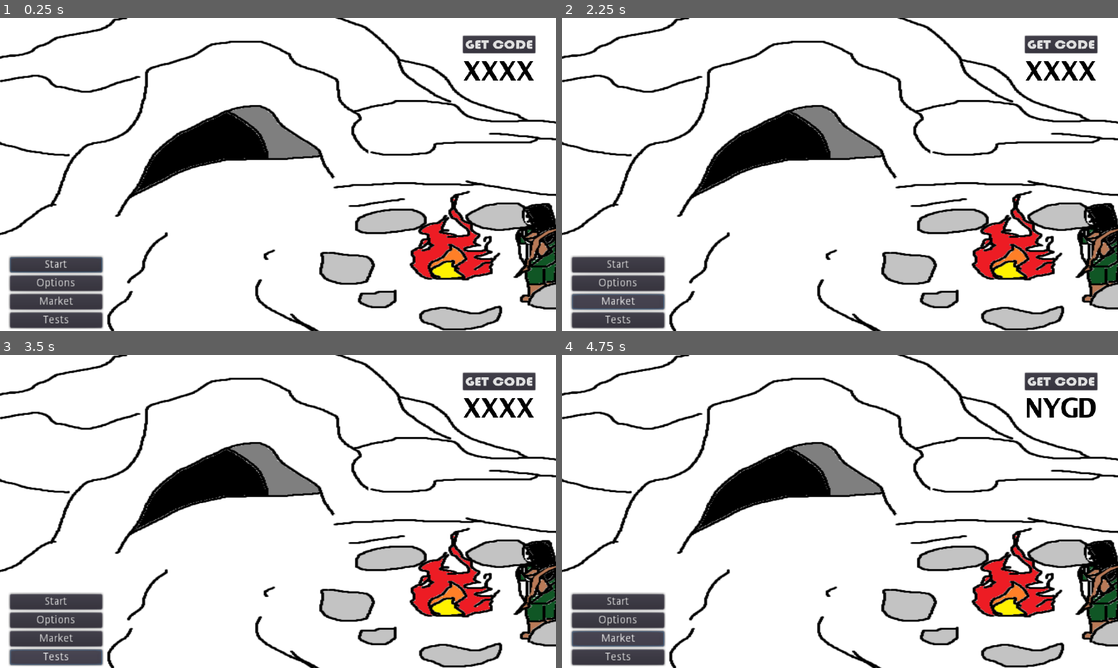
Above: before the commit, frames 1-4 (two rows, left to right).
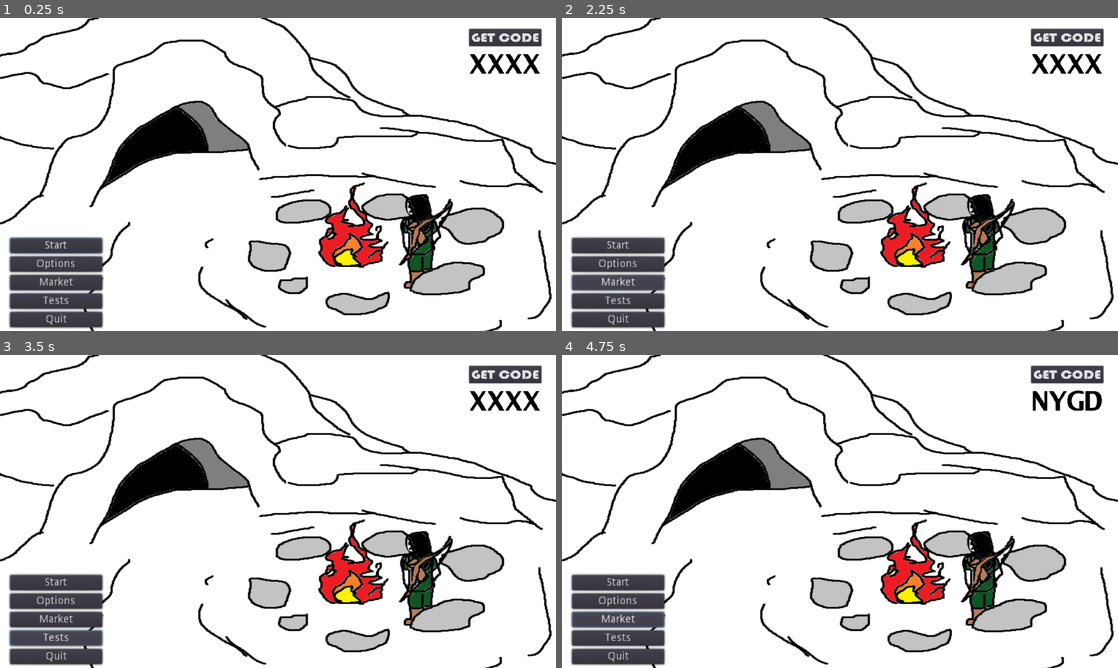
Above: after the commit, the same moments.

Repository: rwyndrum4/MENDAX
Game: Godot game, scene res://Scenes/Game.tscn
The game is run twice, just before and just after one commit, with the same random seed, the same clock (stepped at 60 frames per second) and the same inputs.
Inputs:
- Up to frame 1 (0.25 s): no input
- Up to frame 2 (2.25 s): click "Start" at 0.5 s; click "Start" at 1.25 s; click "Market" at 2 s
- Up to frame 3 (3.5 s): click "Tests" at 2.75 s
- Up to frame 4 (4.75 s): click "GET CODE" at 3.5 s; click "Market" at 4.25 s

The runs differ from the first frame. In frame 1, 29% of the frame differs, in the area x 0-100%, y 0-100%; in frame 2, 29%; in frame 3, 29%; in frame 4, 29%.

Commit message:
Corrected anchoring
Background image and join code now now snap to fit screen

Diff:
--- a/game/Scenes/Game.tscn
+++ b/game/Scenes/Game.tscn
@@ -17,11 +17,15 @@
 [node name="MainMenu" type="Control"]
 anchor_right = 1.0
 anchor_bottom = 1.0
+margin_right = 50.0
+margin_bottom = 50.0
 script = ExtResource( 1 )
 
 [node name="TextureRect" type="TextureRect" parent="."]
-margin_right = 1280.0
-margin_bottom = 720.0
+anchor_right = 1.0
+anchor_bottom = 1.0
+margin_right = -336.0
+margin_bottom = -85.0
 rect_scale = Vector2( 1.31642, 1.08664 )
 texture = ExtResource( 4 )
 stretch_mode = 1
@@ -30,9 +34,9 @@
 anchor_top = 1.0
 anchor_bottom = 1.0
 margin_left = 23.0
-margin_top = -170.0
+margin_top = -264.0
 margin_right = 143.0
-margin_bottom = -48.0
+margin_bottom = -142.0
 rect_scale = Vector2( 1.77124, 1.77124 )
 
 [node name="Start" type="Button" parent="VBoxContainer"]
@@ -69,12 +73,12 @@
 text = "Quit"
 
 [node name="joinCodeContainer" type="VBoxContainer" parent="."]
-anchor_top = 1.0
-anchor_bottom = 1.0
-margin_left = 1066.0
-margin_top = -679.0
-margin_right = 1253.0
-margin_bottom = -513.0
+anchor_left = 1.0
+anchor_right = 1.0
+margin_left = -250.0
+margin_top = 25.0
+margin_right = -77.0
+margin_bottom = 191.0
 rect_scale = Vector2( 0.889601, 0.796081 )
 
 [node name="getCode" type="Button" parent="joinCodeContainer"]
